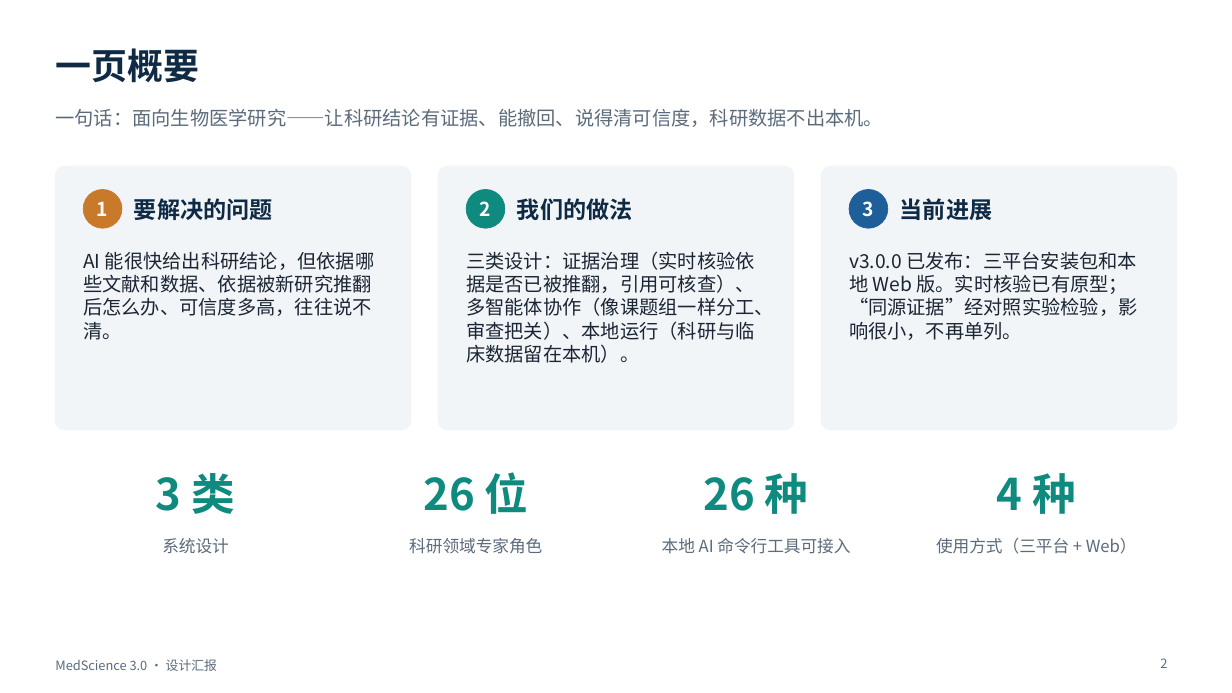
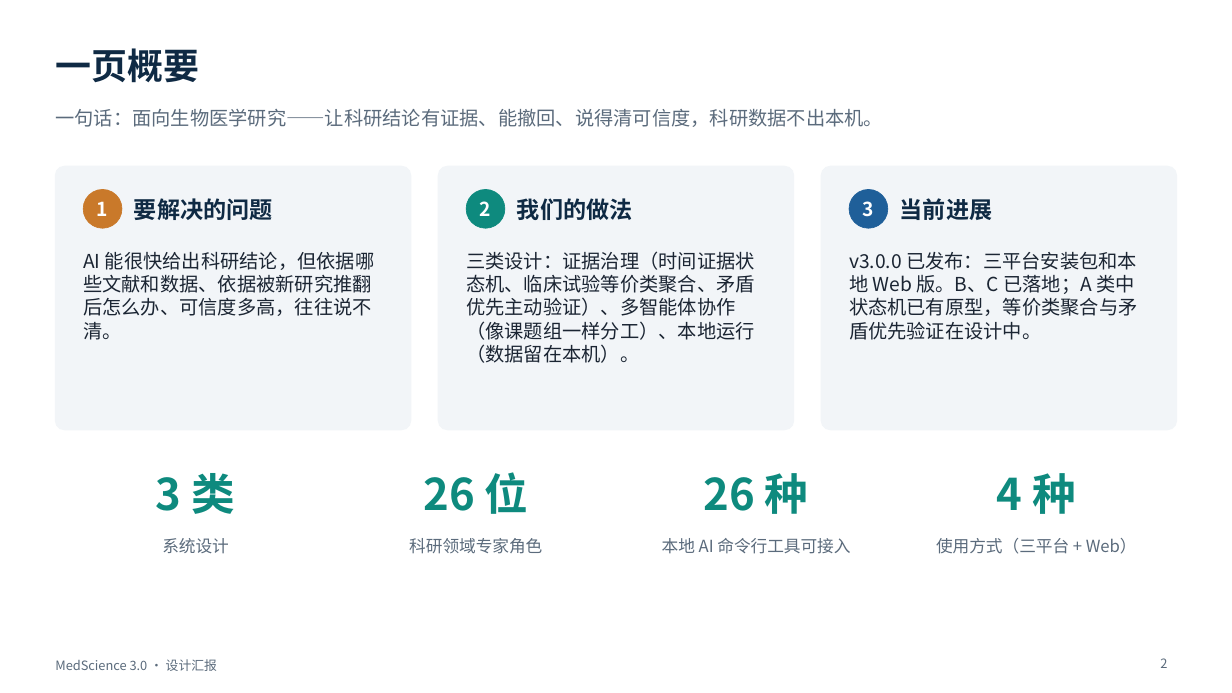
Before and after one commit to BenjaminDuo/MedScience, a slide deck: slide 2 of docs/presentation/MedScience-3.0-设计汇报.pptx. Drawn at 1232x693 pixels with LibreOffice and Linux fonts; fonts in the diff are those of the drawing. Boxes give left, top, right and bottom in pixels: in the first picture for what was removed or moved away, otherwise in the second. Text is boxed around its words. In the diff, an @@ line names an element or a change of style, - is before the commit and + after.

```diff
--- a/docs/presentation/MedScience-3.0-设计汇报.pptx
+++ b/docs/presentation/MedScience-3.0-设计汇报.pptx
@@ text at box(466, 251, 755, 363): text changed @@
-三类设计：证据治理（实时核验依据是否已被推翻，引用可核查）、多智能体协作（像课题组一样分工、审查把关）、本地运行（科研与临床数据留在本机）。
+三类设计：证据治理（时间证据状态机、临床试验等价类聚合、矛盾优先主动验证）、多智能体协作（像课题组一样分工）、本地运行（数据留在本机）。
@@ text at box(849, 252, 1138, 340): text changed @@
-v3.0.0 已发布：三平台安装包和本地 Web 版。实时核验已有原型；“同源证据”经对照实验检验，影响很小，不再单列。
+v3.0.0 已发布：三平台安装包和本地 Web 版。B、C 已落地；A 类中状态机已有原型，等价类聚合与矛盾优先验证在设计中。
```
Also in this commit, not shown: 5 other slides changed, 4 slides added, 2 slides removed, 2 other files.
